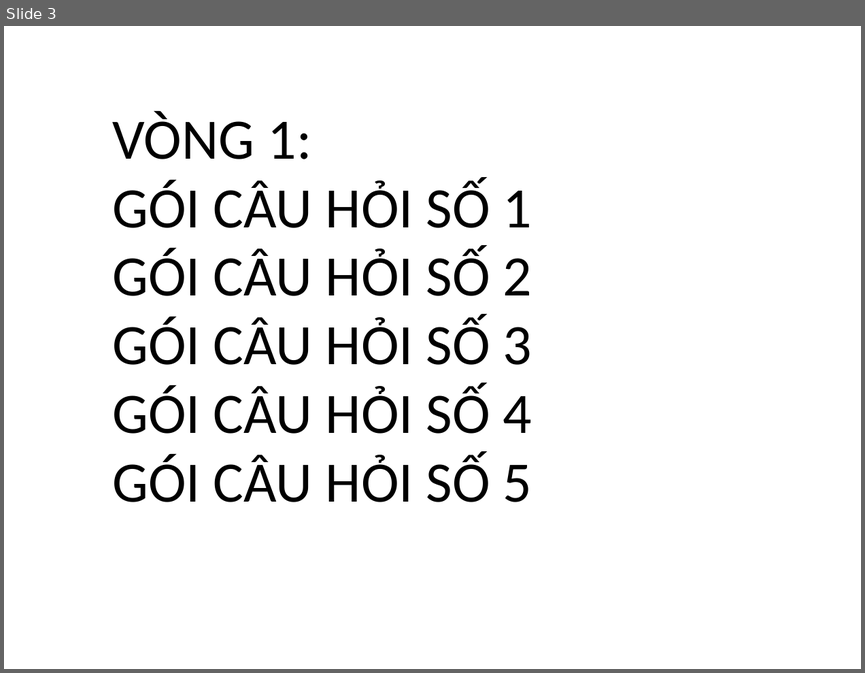
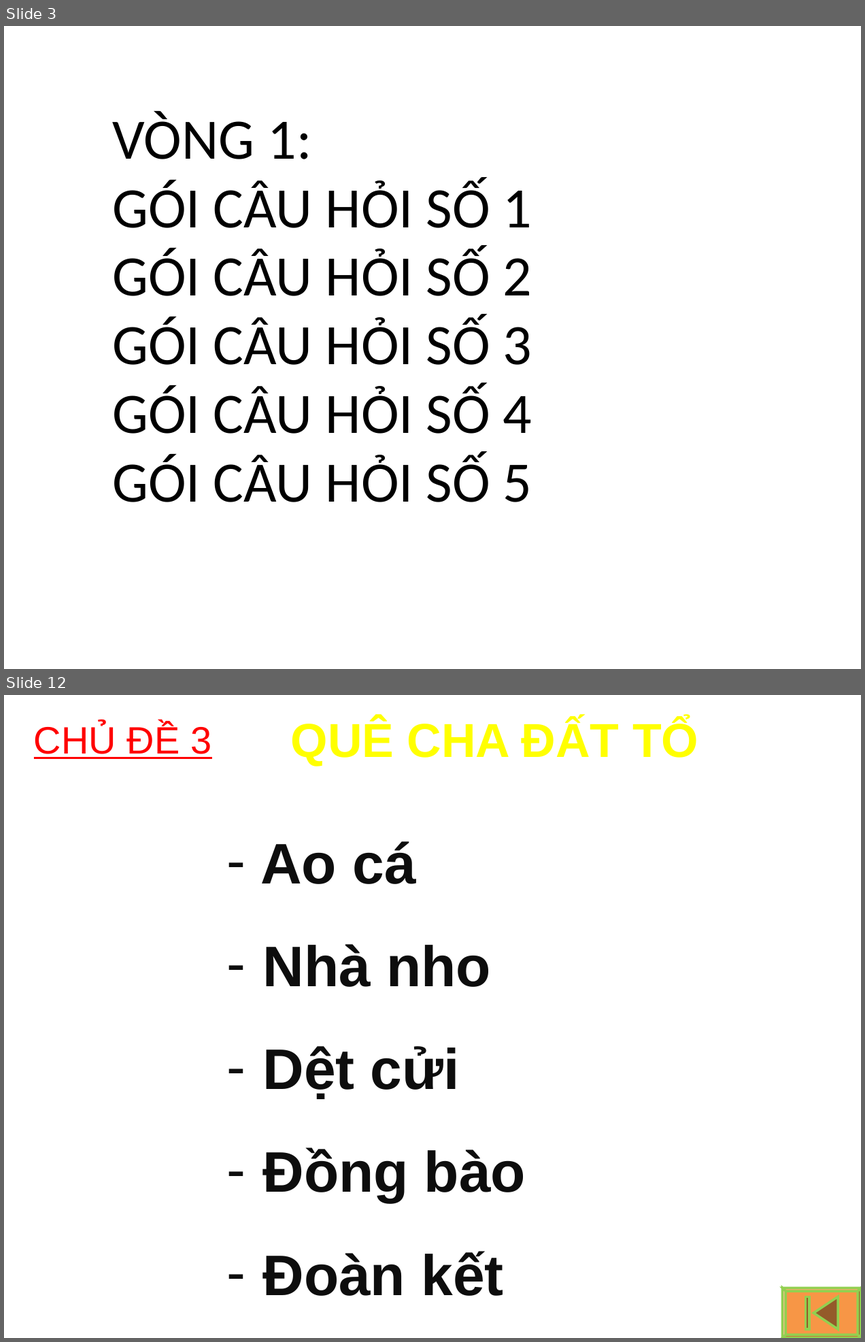
Before and after one commit to huytt/giao-an, a slide deck: hoi_thi.ppt. Shown one above the other, each under a label of ours: slide 3 before the commit, slides 3 and 12 after it; the slides between them are not shown. The pictures are 865x673 and 865x1342 pixels, drawn with LibreOffice and Linux fonts; fonts in the diff are those of the drawing; background and template pictures are left out. Boxes give left, top, right and bottom in pixels: in the first picture for what was removed or moved away, otherwise in the second. Text is boxed around its words. In the diff, an @@ line names an element or a change of style, - is before the commit and + after.

```diff
--- a/hoi_thi.ppt
+++ b/hoi_thi.ppt
@@ slide 12 added at bbox=[4, 695, 861, 1338], background picture (left out) @@
@@ text added at bbox=[34, 724, 211, 759], 32 pt, text #FF0000, underline @@
+CHỦ ĐỀ 3
@@ text added at bbox=[291, 719, 698, 766], 40 pt, text #FFFF00, bold @@
+QUÊ CHA ĐẤT TỔ
@@ text added at bbox=[260, 841, 526, 1295], 48 pt, text #0D0D0D, bold @@
+– Ao cá
+– Nhà nho
+– Dệt cửi
+– Đồng bào
+– Đoàn kết
@@ freeform shape added at bbox=[782, 1288, 861, 1338], fill #F79646, outline #92D050 2.01 pt @@
```
Also in this commit, not shown: 2 slides changed, 10 other slides added, 4 slides removed.
